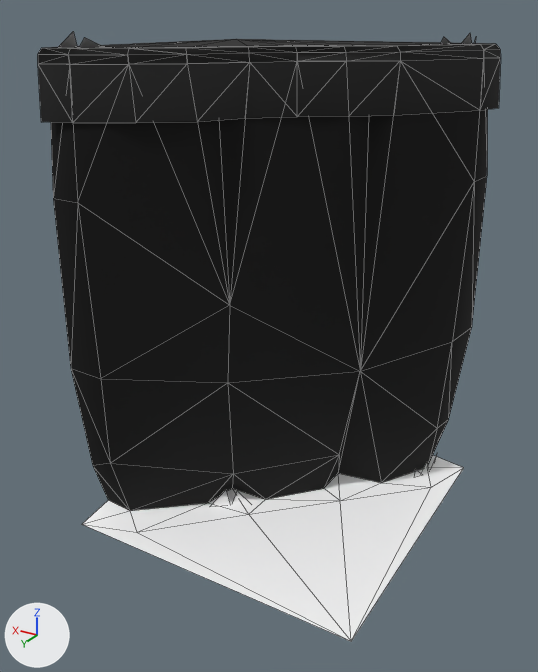
Before and after pictures for a commit that changed the glTF model web/public/assets/acnh/cliff/3-b-1.glb.
Before and after are seen from a camera (50 mm lens) standing at (-11.06, 19.48, 0.78) and looking at (0.18, 0.75, -8.59). The axes (+X, +Y, +Z) are drawn at lower left. The lights are the same throughout. The picture after the commit comes second. Mesh edges are drawn as thin lines. Where no turn or scale is listed for an object, it has been applied to the vertices. Vertices at exactly the same position are counted once.

In view in the first picture: 'Cliff__mCliff', 'GrassB__mGrass', 'GrassOP__mGrassCliffXlu', 'GrassT__mGrass', 'PGrassBB__mProcGrass'.
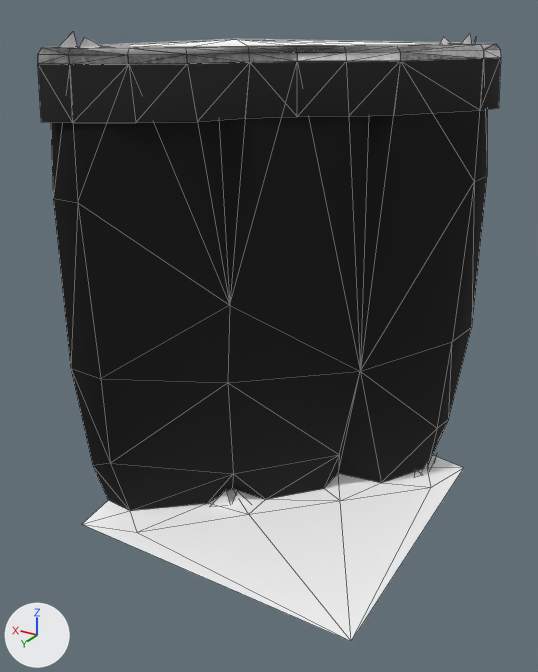
Boxes [x1, y1, x2, y2] around the edits, measured in the pictures (538 x 672 px):
'GrassT__mGrass', recoloured (lighter)
    both: [38, 39, 501, 64]
'PGrassBB__mProcGrass', recoloured
    both: [59, 31, 476, 48]

The change, as a diff of the scene's bpy script:
```diff
--- a/web/public/assets/acnh/cliff/3-b-1.glb.py
+++ b/web/public/assets/acnh/cliff/3-b-1.glb.py
@@ mat_mprocgrass @@
 n0 = _N.new('ShaderNodeBsdfPrincipled'); n0.name = 'Principled BSDF'
+n0.inputs[0].default_value = (1.0, 1.0, 1.0, 1.0)  # 'Base Color', white #ffffff
 n0.inputs[2].default_value = 0.9  # 'Roughness'
 n1 = _N.new('ShaderNodeOutputMaterial'); n1.name = 'Material Output'
-n2 = _N.new('ShaderNodeVertexColor'); n2.name = 'Color Attribute'
 _L.new(n0.outputs[0], n1.inputs[0])  # 'BSDF' to 'Surface'
-_L.new(n2.outputs[0], n0.inputs[0])  # 'Color' to 'Base Color'
@@ me_grasst__mgrass_mesh @@
 me_grasst__mgrass_mesh.from_pydata(...)  # 41 vertices, 63 faces; spans x -4.61..5.0, y -5.0..4.61, z -0.39..0.0
-me_grasst__mgrass_mesh.materials.append(mat_mgrass_001)
+me_grasst__mgrass_mesh.materials.append(mat_mgrass)  # white #ffffff
@@ me_pgrassbb__mprocgrass_mesh @@
 me_pgrassbb__mprocgrass_mesh.from_pydata(...)  # 30 vertices, 10 faces; spans x -4.1..4.8, y -4.7..4.0, z -15.0..0.4
 # used by ob_pgrassbb__mprocgrass; location = (0.0, 0.0, 0.0)
+# me_pgrassbb__mprocgrass_mesh part 1: vertex colours changed
 me_pgrassbb__mprocgrass_mesh.materials.append(mat_mprocgrass)
```
